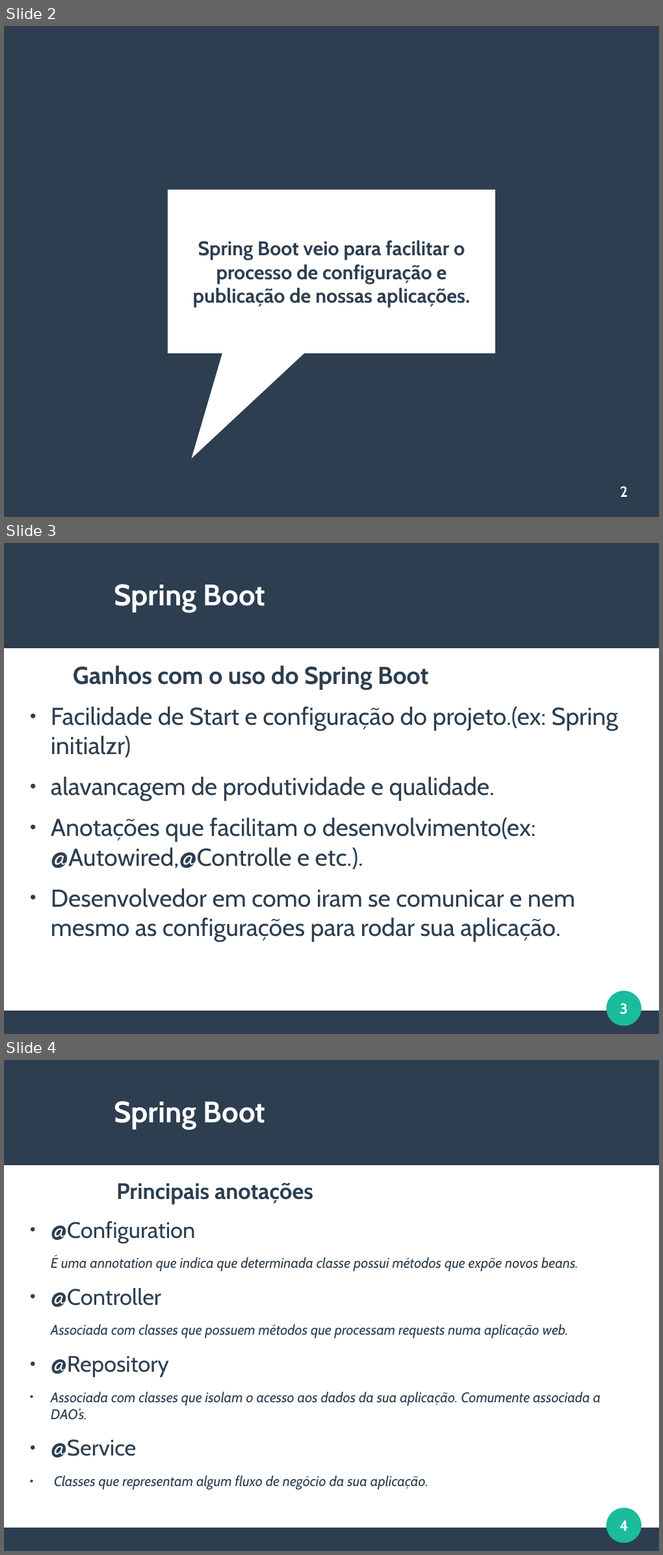
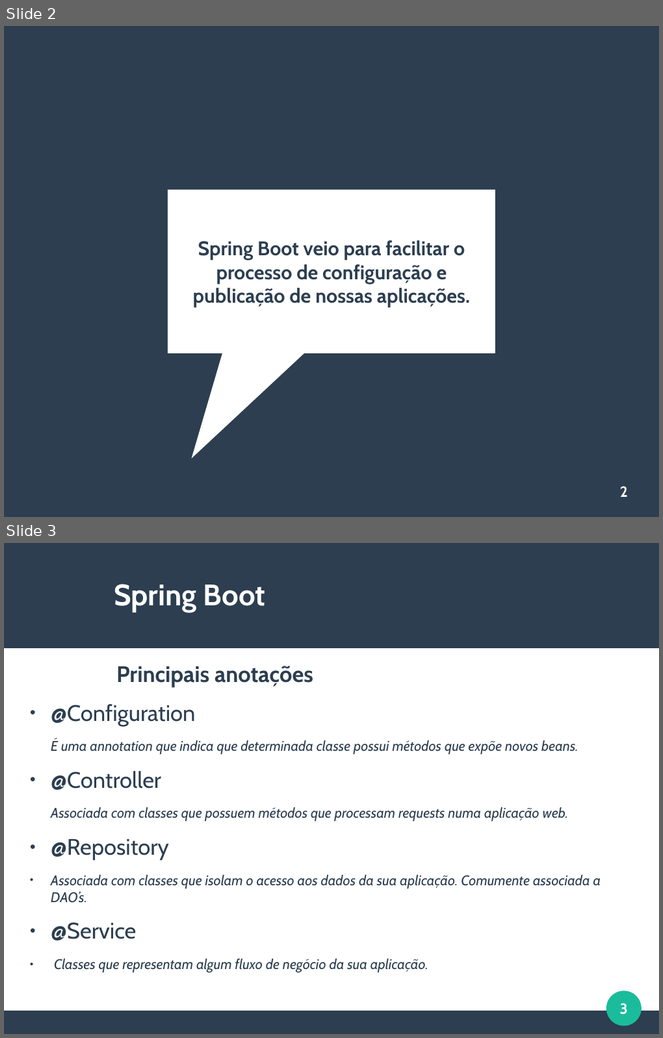
Before and after one commit to viniciusFortti/test, a slide deck: Apresentação/QuartaApresentacaoSpring.odp. Shown one above the other, each under a label of ours: slides 2, 3 and 4 before the commit, slides 2 and 3 after it. The pictures are 663x1555 and 663x1038 pixels, drawn with LibreOffice and Linux fonts; fonts in the diff are those of the drawing. Boxes give left, top, right and bottom in pixels: in the first picture for what was removed or moved away, otherwise in the second. Text is boxed around its words. In the diff, an @@ line names an element or a change of style, - is before the commit and + after.

```diff
--- a/Apresentação/QuartaApresentacaoSpring.odp
+++ b/Apresentação/QuartaApresentacaoSpring.odp
@@ slide 3 removed at (4, 543, 659, 1034), background #FFFFFF; not listed: 3 template elements that a slide beside it also shows @@
@@ title removed at (114, 584, 265, 613) @@
-Spring Boot
@@ text removed at (51, 666, 618, 942) @@
-Ganhos com o uso do Spring Boot
-● Facilidade de Start e configuração do projeto.(ex: Spring initialzr)
-● alavancagem de produtividade e qualidade.
-● Anotações que facilitam o desenvolvimento(ex: @Autowired,@Controlle e etc.).
-● Desenvolvedor em como iram se comunicar e nem mesmo as configurações para rodar sua aplicação.
@@ page number removed at (620, 1003, 628, 1015) @@
-3
@@ what was slide 4 is now slide 3 @@
@@ page number at (620, 1003, 628, 1015): text changed @@
-4
+3
```
Also in this commit, not shown: 1 slide changed, 1 slide added, 4 other files.
